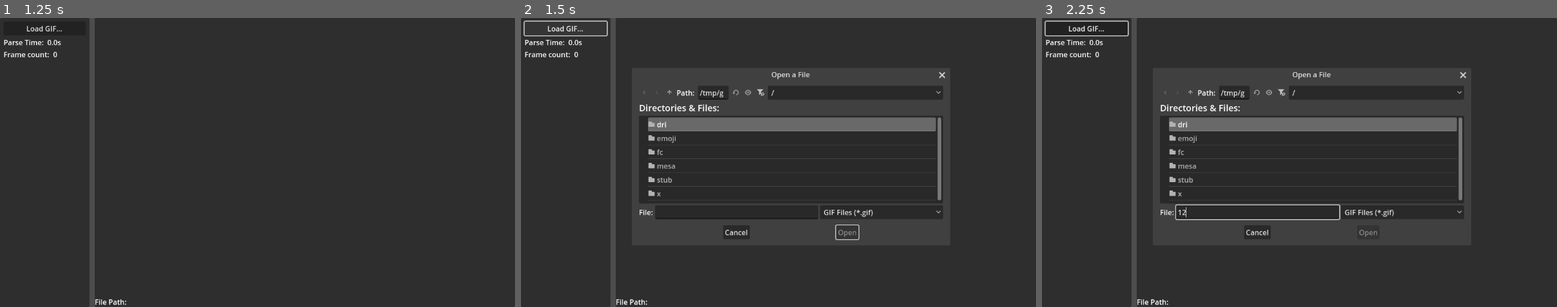
Above: before the commit, frames 1-3 (left to right).
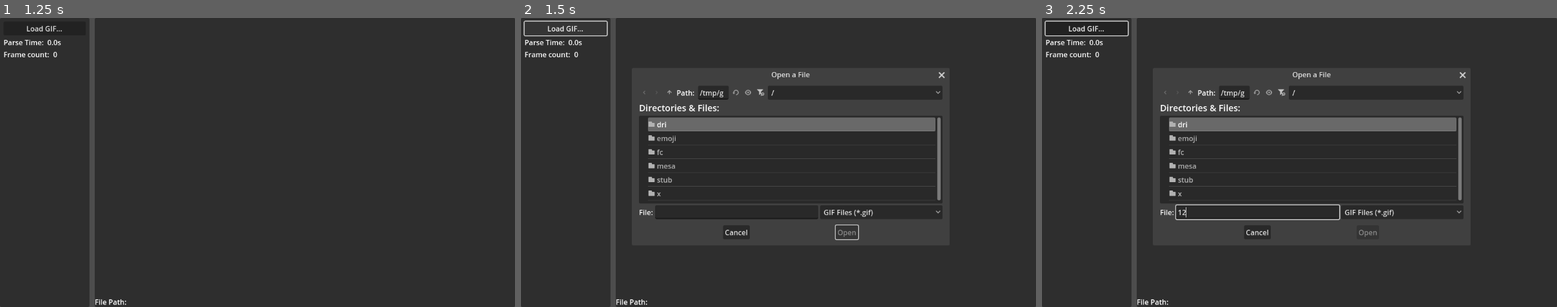
Above: after the commit, the same moments.

Repository: LuizZak/GDScriptGIFLoader
Game: Godot game, scene res://main.tscn
The game is run twice, just before and just after one commit, with the same random seed, the same clock (stepped at 60 frames per second) and the same inputs.
Inputs (mouse positions are in pixels of both pictures, inside the frame that each line leads up to):
- Up to frame 1 (1.25 s): tap Enter at 0.5 s
- Up to frame 2 (1.5 s): click "Load GIF..." at 1.25 s
- Up to frame 3 (2.25 s): click (1258, 211) at 2.02 s; type "12" at 2.1 s

Frame 1 is identical in both runs. In frame 2, 0.1% of the frame differs, in the area x 60-83%, y 18-77%; in frame 3, 0.1%.

Commit message:
Flipping color order in color table to allow for direct injection of u32 colors in image data

Diff:
--- a/scripts/GIFLoader/components/color_table.gd
+++ b/scripts/GIFLoader/components/color_table.gd
@@ -31,7 +31,8 @@
         var b := buffer.decode_u8(j) & 0xFF
         j += 1
 
-        _int_colors[i] = (r << 24) | (g << 16) | (b << 8) | 255
+        #_int_colors[i] = (r << 24) | (g << 16) | (b << 8) | 255
+        _int_colors[i] = (r) | (g << 8) | (b << 16) | (255 << 24)
         i += 1
 
 ## Gets any error found during initialization.
@@ -43,13 +44,20 @@
 func get_color_table() -> PackedInt32Array:
     return _int_colors
 
-## Gets the color at a specified index in this color table as a ARGB integer.
+## Gets the color at a specified index in this color table as a ABGR integer.
 func get_color_int(index: int) -> int:
     return _int_colors[index]
 
 ## Gets the color at a specified index in this color table.
 func get_color(index: int) -> Color:
-    return Color.hex(get_color_int(index))
+    var color = get_color_int(index)
+
+    var flipped_color = (color >> 24) & 0xFF
+    flipped_color |= ((color >> 16) & 0xFF) << 8
+    flipped_color |= ((color >> 8) & 0xFF) << 16
+    flipped_color |= ((color) & 0xFF) << 24
+
+    return Color.hex(color)
 
 ## Gets the length of this color table.
 func get_length() -> int:
--- a/scripts/GIFLoader/components/gif_frame.gd
+++ b/scripts/GIFLoader/components/gif_frame.gd
@@ -157,7 +157,7 @@
 
         var sx := i * image_width # Start of line in source
 
-        dx *= 4
+        dx *= 4 # 4 bytes per color: ABGR
         dlim *= 4
 
         while dx < dlim:
@@ -169,11 +169,7 @@
             if not has_transparent or index_in_color_table != transparent_color:
                 if index_in_color_table < num_colors:
                     var color := colors[index_in_color_table]
-
-                    raw_image_data[dx] = (color >> 24) & 0xFF
-                    raw_image_data[dx + 1] = (color >> 16) & 0xFF
-                    raw_image_data[dx + 2] = (color >> 8) & 0xFF
-                    raw_image_data[dx + 3] = color & 0xFF
+                    raw_image_data.encode_u32(dx, color)
 
             dx += 4
 
